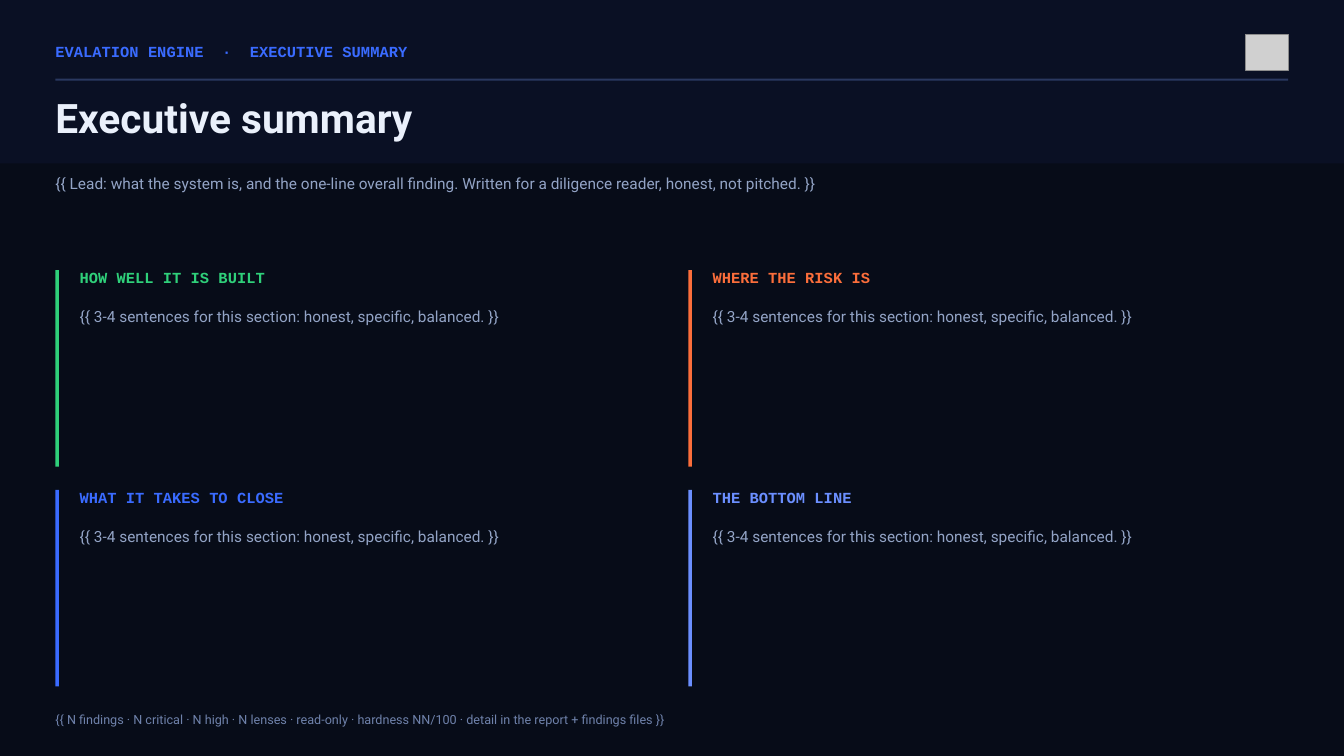
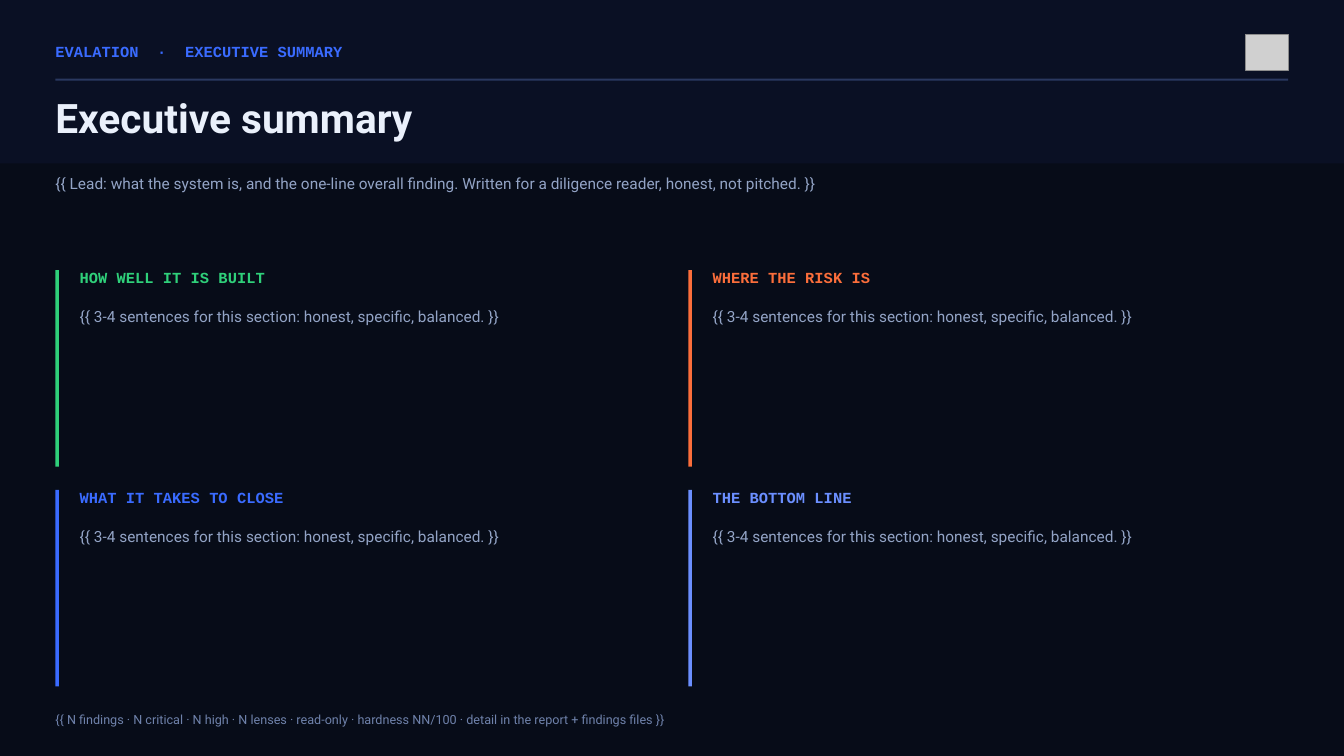
Before and after one commit to evalation-plugin/claude, a slide deck: slide 11 of reporting/assets/review-deck-template.pptx. Drawn at 1344x756 pixels with LibreOffice and Linux fonts; fonts in the diff are those of the drawing; grey boxes stand for pictures. Boxes give left, top, right and bottom in pixels: in the first picture for what was removed or moved away, otherwise in the second. Text is boxed around its words. In the diff, an @@ line names an element or a change of style, - is before the commit and + after.

```diff
--- a/reporting/assets/review-deck-template.pptx
+++ b/reporting/assets/review-deck-template.pptx
@@ text at (x1=55, y1=46, x2=343, y2=57): text changed @@
-EVALATION ENGINE · EXECUTIVE SUMMARY
+EVALATION · EXECUTIVE SUMMARY
```
Also in this commit, not shown: 9 other slides changed, 10 other files.
